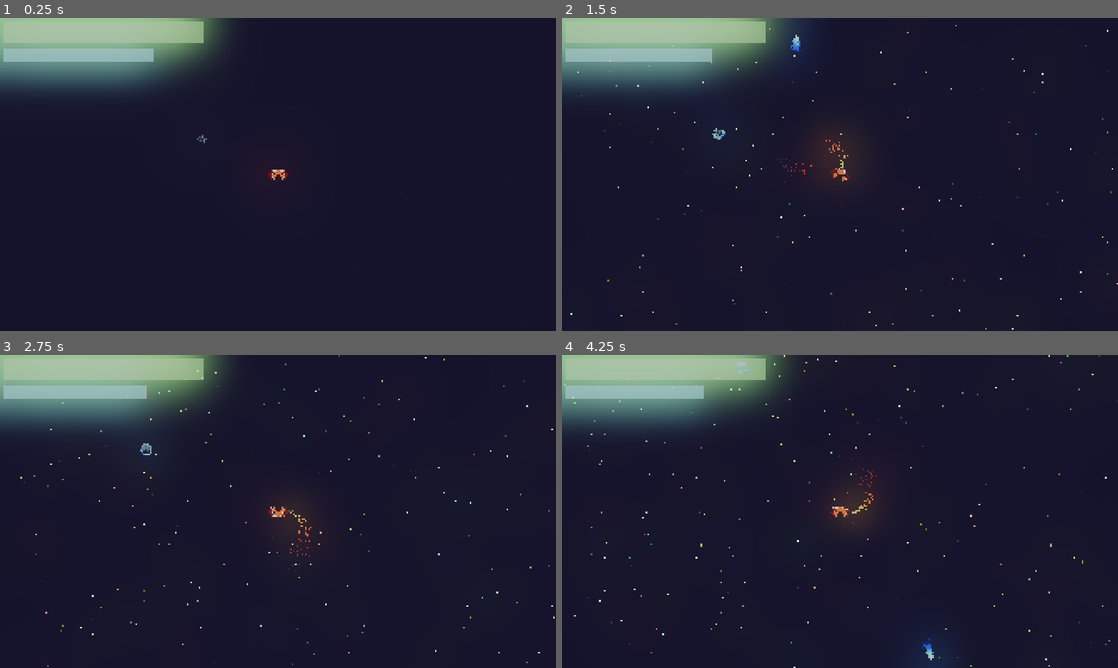
Above: before the commit, frames 1-4 (two rows, left to right).
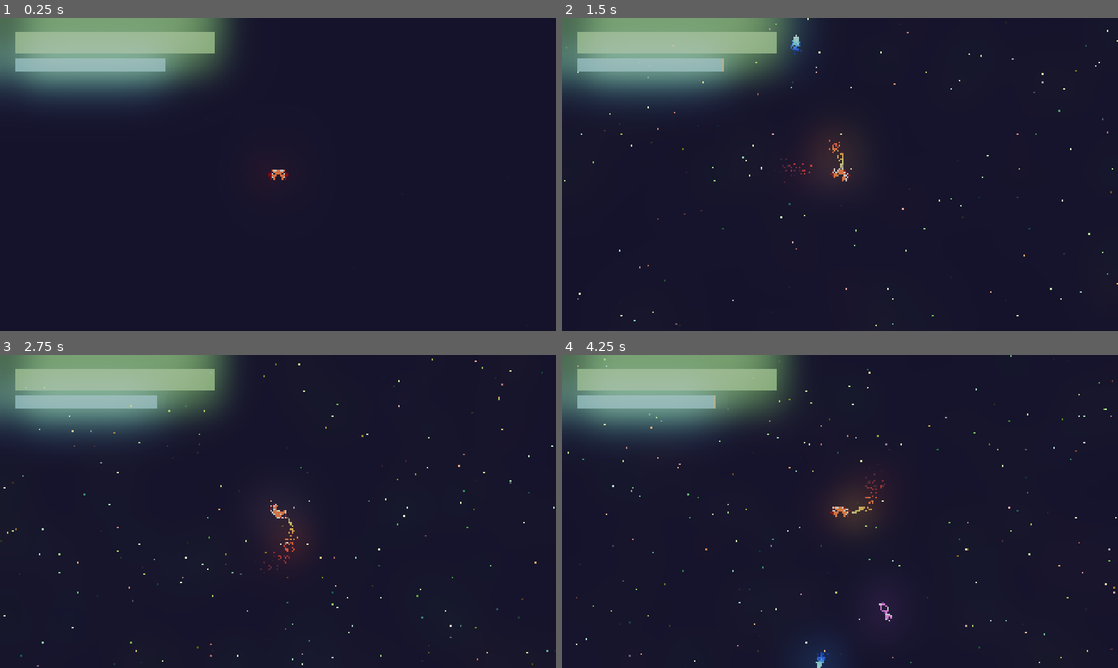
Above: after the commit, the same moments.

Repository: Lunix-420/OrbitOfPain
Game: Godot game, scene res://scenes/World.tscn
Same seed, same stepped clock (60 frames per second), same inputs: the game is played once before the commit and once after it.
Inputs:
- Up to frame 1 (0.25 s): no input
- Up to frame 2 (1.5 s): hold D (move_right) 0.53-1.28 s; tap Space (action_shoot) at 0.6 s; hold S (move_backwards) from 1.28 s (still down); tap E (move_turn_ccw) at 1.35 s
- Up to frame 3 (2.75 s): release S (move_backwards) at 2.03 s; hold D (move_right) from 2.03 s (still down); hold Q (move_turn_cw) from 2.03 s (still down)
- Up to frame 4 (4.25 s): release D (move_right) at 2.78 s; release Q (move_turn_cw) at 2.78 s; hold W (move_forward) 2.78-3.53 s; tap Space (action_shoot) at 2.85 s; hold A (move_left) from 3.53 s (still down); hold E (move_turn_ccw) from 3.53 s (still down)

The runs differ from the first frame. In frame 1, 6.4% of the frame differs, in the area x 0-41%, y 0-40%; in frame 2, 6.6%; in frame 3, 7.0%; in frame 4, 7.3%, in the area x 0-100%, y 0-100%.

Commit message:
feat: Implement player health loss mechanic

Diff:
--- a/project.godot
+++ b/project.godot
@@ -47,11 +47,13 @@
 move_turn_ccw={
 "deadzone": 0.2,
 "events": [Object(InputEventKey,"resource_local_to_scene":false,"resource_name":"","device":-1,"window_id":0,"alt_press …(192 unchanged characters)…
+, Object(InputEventKey,"resource_local_to_scene":false,"resource_name":"","device":-1,"window_id":0,"alt_pressed":false,"shift_pressed":false,"ctrl_pressed":false,"meta_pressed":false,"pressed":false,"keycode":0,"physical_keycode":4194321,"key_label":0,"unicode":0,"location":0,"echo":false,"script":null)
 ]
 }
 move_turn_cw={
 "deadzone": 0.2,
 "events": [Object(InputEventKey,"resource_local_to_scene":false,"resource_name":"","device":-1,"window_id":0,"alt_press …(192 unchanged characters)…
+, Object(InputEventKey,"resource_local_to_scene":false,"resource_name":"","device":-1,"window_id":0,"alt_pressed":false,"shift_pressed":false,"ctrl_pressed":false,"meta_pressed":false,"pressed":false,"keycode":0,"physical_keycode":4194319,"key_label":0,"unicode":0,"location":0,"echo":false,"script":null)
 ]
 }
 action_shoot={
--- a/scenes/Gui.tscn
+++ b/scenes/Gui.tscn
@@ -20,15 +20,15 @@
 metadata/_edit_vertical_guides_ = [79.0]
 
 [node name="Health" parent="." instance=ExtResource("1_cyl48")]
-offset_left = -166.0
-offset_top = -63.0
-offset_right = -126.0
-offset_bottom = -23.0
+offset_left = -87.0
+offset_top = 7.0
+offset_right = -47.0
+offset_bottom = 47.0
 
 [node name="Energy" parent="." instance=ExtResource("3_wwu88")]
-offset_left = -166.0
-offset_top = 124.0
-offset_right = -126.0
-offset_bottom = 164.0
+offset_left = -87.0
+offset_top = 194.0
+offset_right = -47.0
+offset_bottom = 234.0
 max_value = 1000.0
 current_value = 1000.0
--- /dev/null
+++ b/scenes/Laser.tscn
@@ -0,0 +1,43 @@
+[gd_scene load_steps=6 format=3 uid="uid://d73nk7l030ma"]
+
+[ext_resource type="Script" uid="uid://c74nmk88dpqw2" path="res://scripts/laser.gd" id="1_rx3qg"]
+
+[sub_resource type="CircleShape2D" id="CircleShape2D_kq07p"]
+radius = 29.2062
+
+[sub_resource type="Gradient" id="Gradient_qtutu"]
+offsets = PackedFloat32Array(0, 0.344186, 0.665116, 1)
+colors = PackedColorArray(1, 1, 1, 1, 1, 0, 1, 1, 0.545098, 0, 1, 1, 0, 0, 1, 0)
+
+[sub_resource type="GradientTexture1D" id="GradientTexture1D_oon8e"]
+gradient = SubResource("Gradient_qtutu")
+
+[sub_resource type="ParticleProcessMaterial" id="ParticleProcessMaterial_oon8e"]
+particle_flag_disable_z = true
+emission_shape_scale = Vector3(4, 4, 1)
+emission_shape = 1
+emission_sphere_radius = 1.0
+velocity_pivot = Vector3(0, 100, 0)
+spread = 180.0
+initial_velocity_min = 20.0
+initial_velocity_max = 500.0
+gravity = Vector3(0, 0, 0)
+scale_min = 10.0
+scale_max = 10.0
+color_ramp = SubResource("GradientTexture1D_oon8e")
+
+[node name="Laser" type="Area2D"]
+collision_layer = 0
+collision_mask = 2
+script = ExtResource("1_rx3qg")
+
+[node name="CollisionShape2D" type="CollisionShape2D" parent="."]
+shape = SubResource("CircleShape2D_kq07p")
+
+[node name="GPUParticles2D" type="GPUParticles2D" parent="."]
+amount = 200
+lifetime = 0.1
+fixed_fps = 60
+process_material = SubResource("ParticleProcessMaterial_oon8e")
+
+[connection signal="body_entered" from="." to="." method="_on_body_entered"]
--- a/scenes/World.tscn
+++ b/scenes/World.tscn
@@ -1,8 +1,7 @@
-[gd_scene load_steps=9 format=3 uid="uid://dd0r1cokjlsj3"]
+[gd_scene load_steps=8 format=3 uid="uid://dd0r1cokjlsj3"]
 
 [ext_resource type="PackedScene" uid="uid://m1cjpvkoeugn" path="res://scenes/Gui.tscn" id="1_32lhk"]
 [ext_resource type="PackedScene" uid="uid://71rc8k32st6a" path="res://scenes/Player.tscn" id="1_kqs1s"]
-[ext_resource type="PackedScene" uid="uid://cx8dcf6b4y0y0" path="res://scenes/Energy.tscn" id="3_7g83o"]
 
 [sub_resource type="Environment" id="Environment_jeodi"]
 background_mode = 3
@@ -77,6 +76,3 @@
 light_mask = 3
 z_index = 10
 gui = NodePath("../Gui")
-
-[node name="Energy" parent="." instance=ExtResource("3_7g83o")]
-position = Vector2(-529, -245)
--- a/scripts/enemy.gd
+++ b/scripts/enemy.gd
@@ -1,15 +1,28 @@
 extends CharacterBody2D
 
 var player: CharacterBody2D
+
+var shoot_timer: float = -5.0
 
 func _ready():
 	player = get_node("../Player")
 
 func _physics_process(delta: float) -> void:
 	var direction = global_position.direction_to(player.global_position)
-	velocity = direction * 20000.0 * delta
+	velocity = direction * 10000.0 * delta
 	rotation = direction.angle() + PI / 2
+	handle_shooting(delta)
 	move_and_slide()
+
+func handle_shooting(delta: float):
+	shoot_timer += delta
+	if shoot_timer >= 1.0:
+		var laser = preload("res://scenes/Laser.tscn").instantiate()
+		laser.rotation = rotation
+		laser.position = global_position
+		#laser.set("init_speed", speed)
+		get_tree().current_scene.add_child(laser)
+		shoot_timer = 0.0
 
 func take_damage() -> void:
 	spawn_energy()
--- /dev/null
+++ b/scripts/laser.gd
@@ -0,0 +1,15 @@
+extends Area2D
+
+const SPEED = 1000.0
+
+var init_speed = 0
+
+func _physics_process(delta: float) -> void:
+	var direction = Vector2.RIGHT.rotated(rotation - PI / 2)
+	position += direction * (SPEED + init_speed) * delta
+
+
+func _on_body_entered(body: Node2D) -> void:
+	queue_free()
+	if body.has_method("loose_health"):
+		body.loose_health()
--- a/scripts/player.gd
+++ b/scripts/player.gd
@@ -5,7 +5,7 @@
 const MAX_STRAVE_SPEED = 400
 const ACCELERATION = 2000.0
 const STRAVE_ACCELERATION = 1500.0
-const ROTATION_SPEED = 5.0
+const ROTATION_SPEED = 4.0
 const FRICTION = 500
 const ENERGY_LOSS = 1000
 const IDLE_ENERGY_CONSUMPTION = 20
@@ -24,6 +24,9 @@
 	handle_shooting(delta)
 	handle_use_energ(IDLE_ENERGY_CONSUMPTION * delta)
 	move_and_slide()
+
+func loose_health():
+	healthBar.set_current_value(healthBar.current_value - 200)
 
 func collect_energy():
 	energyBar.set_current_value(energyBar.current_value + 120)
--- a/scripts/spawner.gd
+++ b/scripts/spawner.gd
@@ -1,6 +1,6 @@
 extends Node2D
 
-var spawn_timer: float = 0.0
+var spawn_timer: float = 5.0
 var spawn_interval: float = 5.0
 var SPAWN_DISTANCE: float = 2000.0
 
Not shown, added: scripts/laser.gd.uid
